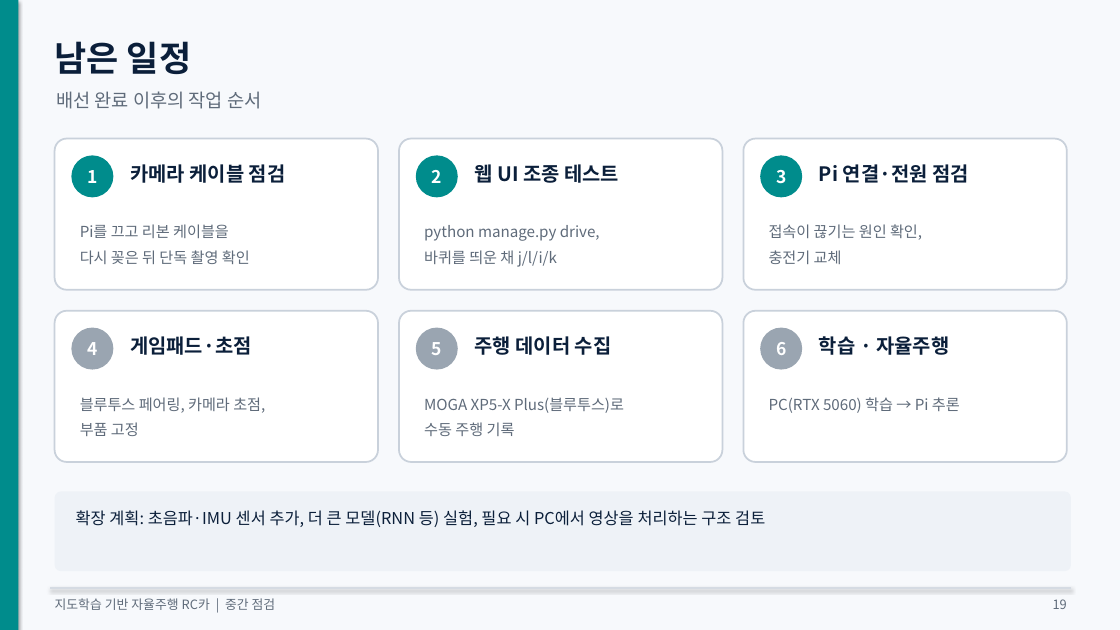
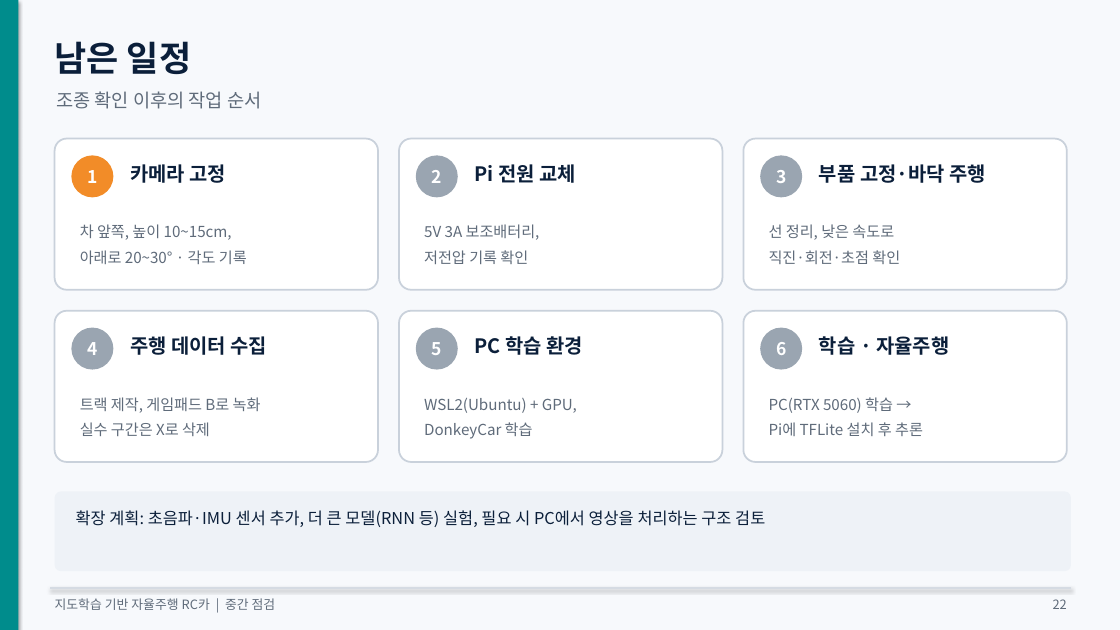
Before and after one commit to KMUTMU/Robot, a slide deck: slide 22 of 중간점검_자율주행RC카.pptx (slide 19 before the commit). Drawn at 1120x630 pixels with LibreOffice and Linux fonts; fonts in the diff are those of the drawing. Boxes give left, top, right and bottom in pixels: in the first picture for what was removed or moved away, otherwise in the second. Text is boxed around its words. In the diff, an @@ line names an element or a change of style, - is before the commit and + after.

```diff
--- a/중간점검_자율주행RC카.pptx
+++ b/중간점검_자율주행RC카.pptx
@@ text at <box>56,91,261,109</box>: text changed @@
-배선 완료 이후의 작업 순서
+조종 확인 이후의 작업 순서
@@ ellipse "1" at <box>71,155,113,197</box>: fill #008C8C to #F28C28 @@
@@ text at <box>130,164,227,183</box>: text changed @@
-카메라 케이블 점검
+카메라 고정
@@ ellipse "2" at <box>416,155,458,197</box>: fill #008C8C to #9AA5B1 @@
@@ text at <box>475,164,576,183</box>: text changed @@
-웹 UI 조종 테스트
+Pi 전원 교체
@@ ellipse "3" at <box>760,155,802,197</box>: fill #008C8C to #9AA5B1 @@
@@ text at <box>819,164,986,183</box>: text changed @@
-Pi 연결·전원 점검
+부품 고정·바닥 주행
@@ text at <box>80,224,247,264</box>: text changed @@
-Pi를 끄고 리본 케이블을
-다시 꽂은 뒤 단독 촬영 확인
+차 앞쪽, 높이 10~15cm,
+아래로 20~30° · 각도 기록
@@ text at <box>424,224,540,264</box>: text changed @@
-python manage.py drive,
-바퀴를 띄운 채 j/l/i/k
+5V 3A 보조배터리,
+저전압 기록 확인
@@ text at <box>769,224,900,264</box>: text changed @@
-접속이 끊기는 원인 확인,
-충전기 교체
+선 정리, 낮은 속도로
+직진·회전·초점 확인
@@ text at <box>130,336,268,355</box>: text changed @@
-게임패드·초점
+주행 데이터 수집
@@ text at <box>475,336,583,355</box>: text changed @@
-주행 데이터 수집
+PC 학습 환경
@@ text at <box>80,397,261,436</box>: text changed @@
-블루투스 페어링, 카메라 초점,
-부품 고정
+트랙 제작, 게임패드 B로 녹화
+실수 구간은 X로 삭제
@@ text at <box>424,398,577,439</box>: text changed @@
-MOGA XP5-X Plus(블루투스)로
-수동 주행 기록
+WSL2(Ubuntu) + GPU,
+DonkeyCar 학습
@@ text at <box>769,397,923,436</box>: text changed @@
-PC(RTX 5060) 학습 → Pi 추론
+PC(RTX 5060) 학습 →
+Pi에 TFLite 설치 후 추론
@@ text at <box>1053,599,1067,609</box>: text changed @@
-19
+22
```
Also in this commit, not shown: 9 other slides changed, 3 slides added, 5 other files.
